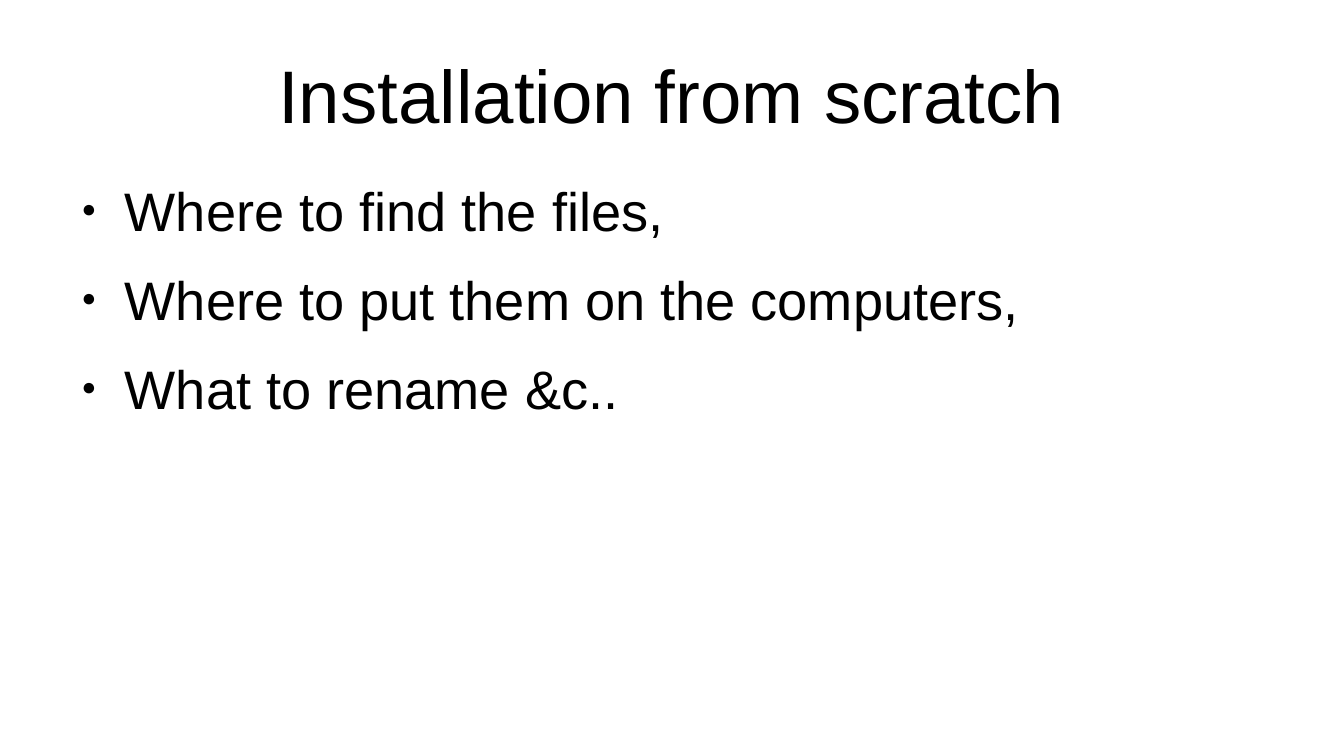
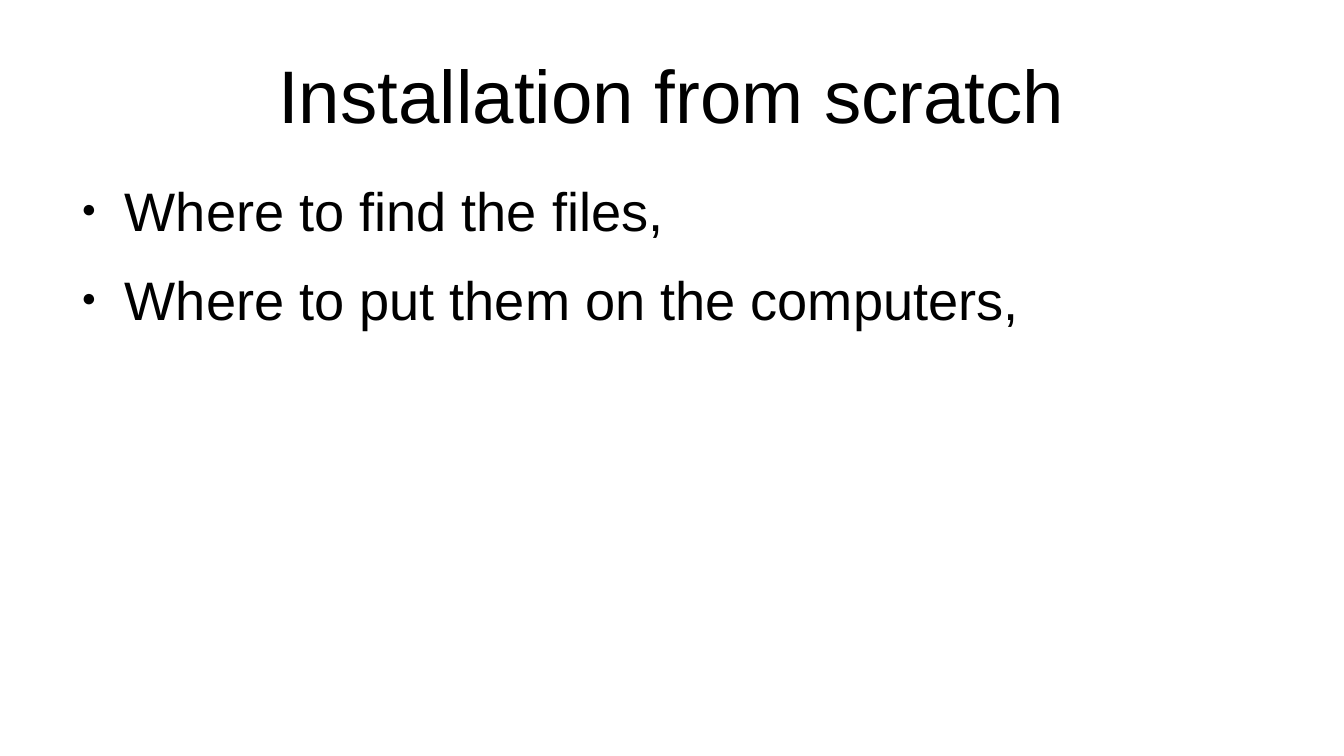
Before and after one commit to seventeenmagpie/skope-mrshim, a slide deck: slide 3 of shimmer/docs/user_guide_with_images.odp. Drawn at 1344x756 pixels with LibreOffice and Linux fonts; fonts in the diff are those of the drawing. Boxes give left, top, right and bottom in pixels: in the first picture for what was removed or moved away, otherwise in the second. Text is boxed around its words. In the diff, an @@ line names an element or a change of style, - is before the commit and + after.

```diff
--- a/shimmer/docs/user_guide_with_images.odp
+++ b/shimmer/docs/user_guide_with_images.odp
@@ text at <box>125,369,618,410</box>: paragraph removed @@
-● What to rename &c..
```
Also in this commit, not shown: 7 other slides changed, 24 slides added, 2 slides removed, 4 other files.
